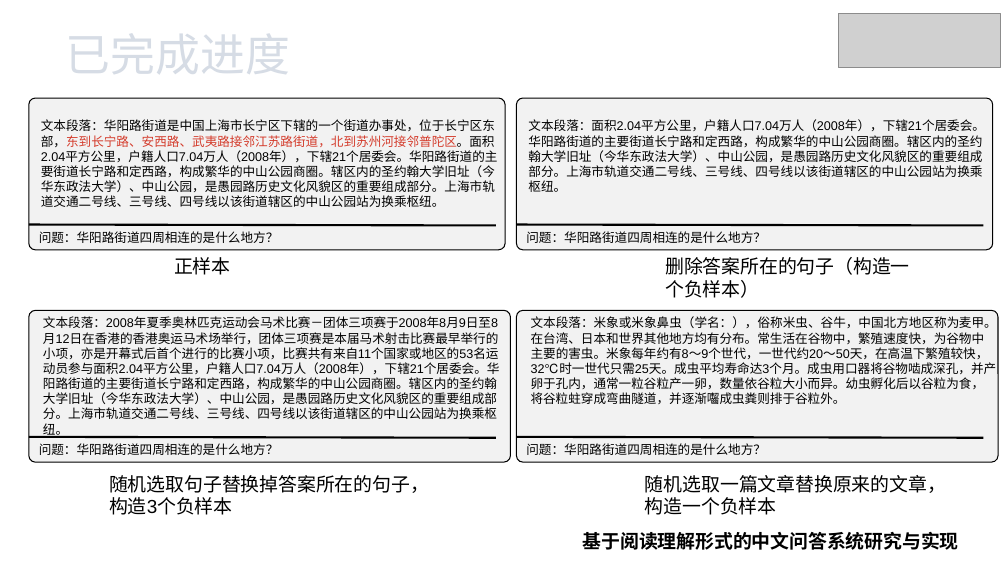
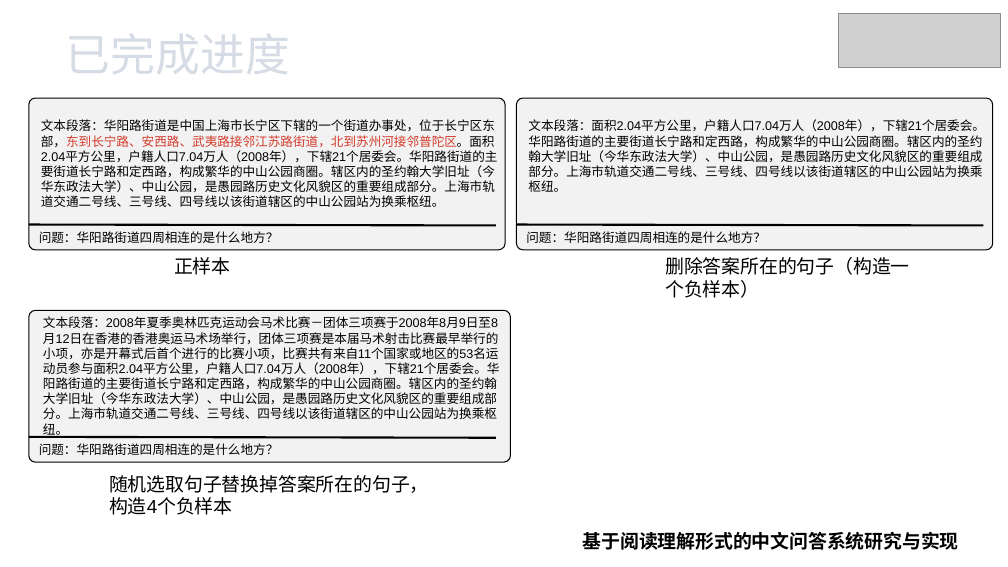
Before and after one commit to xhsun1997/ChineseMRC, a slide deck: slide 20 of 孙相会.pptx. Drawn at 1008x567 pixels with LibreOffice and Linux fonts; fonts in the diff are those of the drawing; grey boxes stand for pictures. Boxes give left, top, right and bottom in pixels: in the first picture for what was removed or moved away, otherwise in the second. Text is boxed around its words. In the diff, an @@ line names an element or a change of style, - is before the commit and + after.

```diff
--- a/孙相会.pptx
+++ b/孙相会.pptx
@@ rounded rectangle removed at box(516, 310, 998, 463) @@
@@ text removed at box(531, 314, 997, 404) @@
-文本段落：米象或米象鼻虫（学名：），俗称米虫、谷牛，中国北方地区称为麦甲。在台湾、日本和世界其他地方均有分布。常生活在谷物中，繁殖速度快，为谷物中主要的害虫。米象每年约有8～9个世代，一世代约20～50天，在高温下繁殖较快，32℃时一世代只需25天。成虫平均寿命达3个月。成虫用口器将谷物啮成深孔，并产卵于孔内，通常一粒谷粒产一卵，数量依谷粒大小而异。幼虫孵化后以谷粒为食，将谷粒蛀穿成弯曲隧道，并逐渐囓成虫粪则排于谷粒外。
@@ line removed from (516, 436) to (984, 437) @@
@@ text removed at box(526, 443, 766, 455) @@
-问题：华阳路街道四周相连的是什么地方？
@@ text at box(109, 475, 429, 515): text changed @@
-随机选取句子替换掉答案所在的句子，构造3个负样本
+随机选取句子替换掉答案所在的句子，构造4个负样本
@@ text removed at box(645, 475, 946, 515) @@
-随机选取一篇文章替换原来的文章，
-构造一个负样本
```
Also in this commit, not shown: 4 other slides changed, 3 slides added, 1 slide removed, 6 other files.
